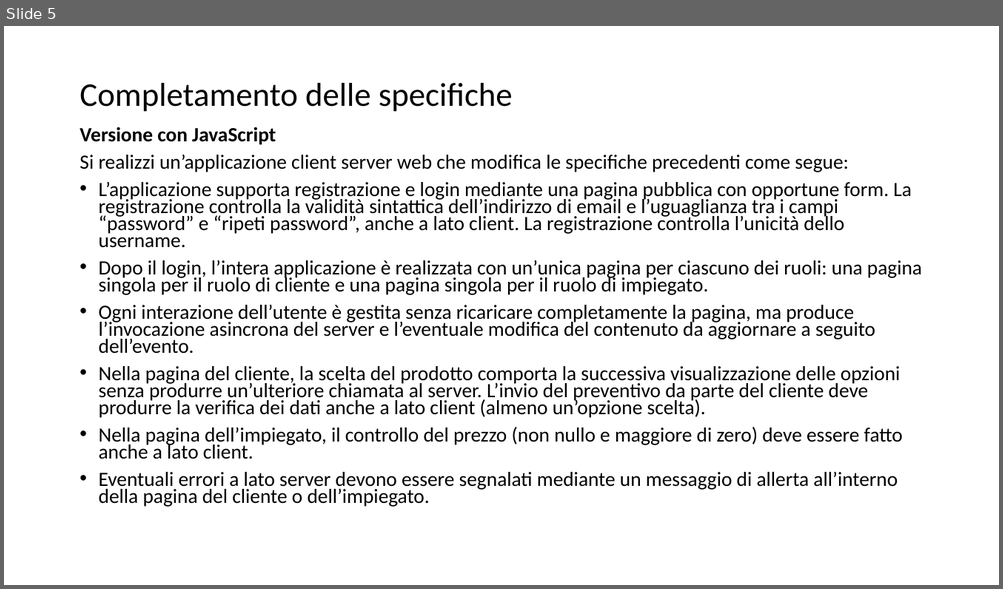
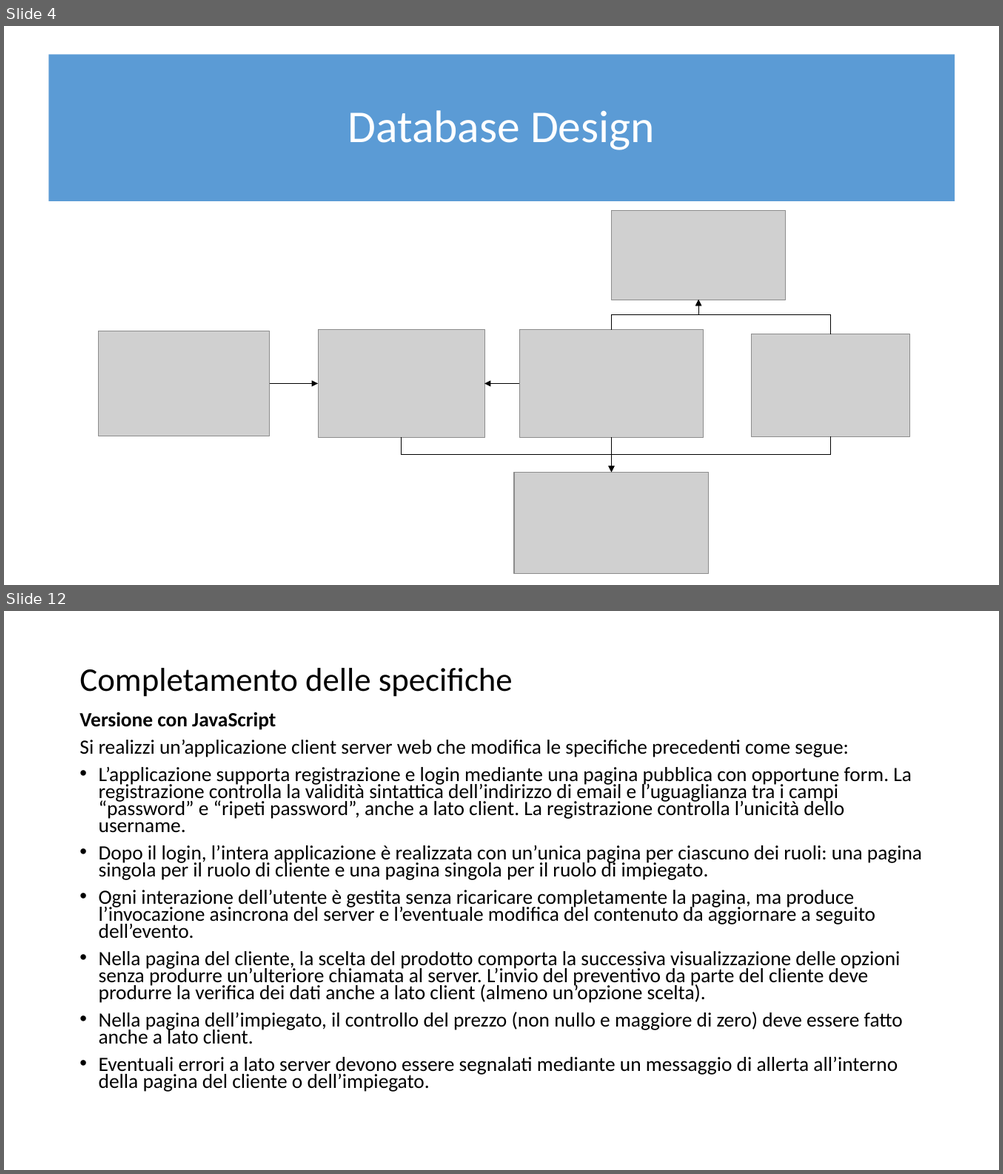
Before and after one commit to riccardopaltrinieri/Quotations-Web-App, a slide deck: Gestione Preventivi.pptx. Shown one above the other, each under a label of ours: slide 5 before the commit, slides 4 and 12 after it; the slides between them are not shown. The pictures are 1003x589 and 1003x1174 pixels, drawn with LibreOffice and Linux fonts; fonts in the diff are those of the drawing; grey boxes stand for pictures. Boxes give left, top, right and bottom in pixels: in the first picture for what was removed or moved away, otherwise in the second. Text is boxed around its words. In the diff, an @@ line names an element or a change of style, - is before the commit and + after.

```diff
--- a/Gestione Preventivi.pptx
+++ b/Gestione Preventivi.pptx
@@ slide 4 added at box(4, 26, 999, 585), background #FFFFFF @@
@@ rectangle added at box(48, 54, 955, 201), fill #5B9BD5 @@
@@ title added at box(347, 110, 654, 150), 44 pt, text #FFFFFF @@
+Database Design
@@ picture added at box(612, 211, 785, 301) @@
@@ elbow arrow added from (612, 329) to (699, 300), #000000 0.5 pt @@
@@ elbow arrow added from (830, 335) to (699, 300), #000000 0.5 pt @@
@@ picture added at box(98, 331, 270, 437) @@
@@ picture added at box(318, 329, 484, 438) @@
@@ picture added at box(520, 329, 704, 438) @@
@@ picture added at box(751, 335, 910, 437) @@
@@ arrow added from (270, 384) to (318, 384), #000000 0.5 pt @@
@@ arrow added from (520, 384) to (484, 384), #000000 0.5 pt @@
@@ elbow arrow added from (401, 438) to (612, 472), #000000 0.5 pt @@
@@ elbow arrow added from (830, 437) to (612, 472), #000000 0.5 pt @@
@@ elbow arrow added from (612, 438) to (612, 472), #000000 0.5 pt @@
@@ picture added at box(515, 472, 709, 574) @@
@@ what was slide 5 is now slide 12 @@
```
Also in this commit, not shown: 4 slides changed, 7 other slides added, 16 other files.
